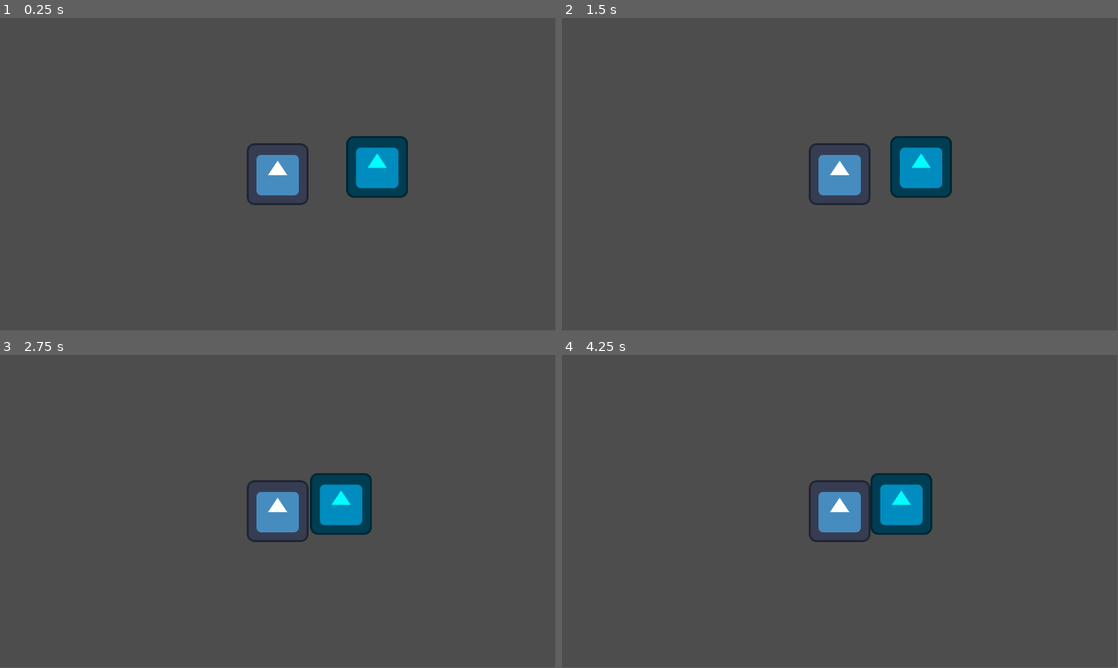
Above: before the commit, frames 1-4 (two rows, left to right).
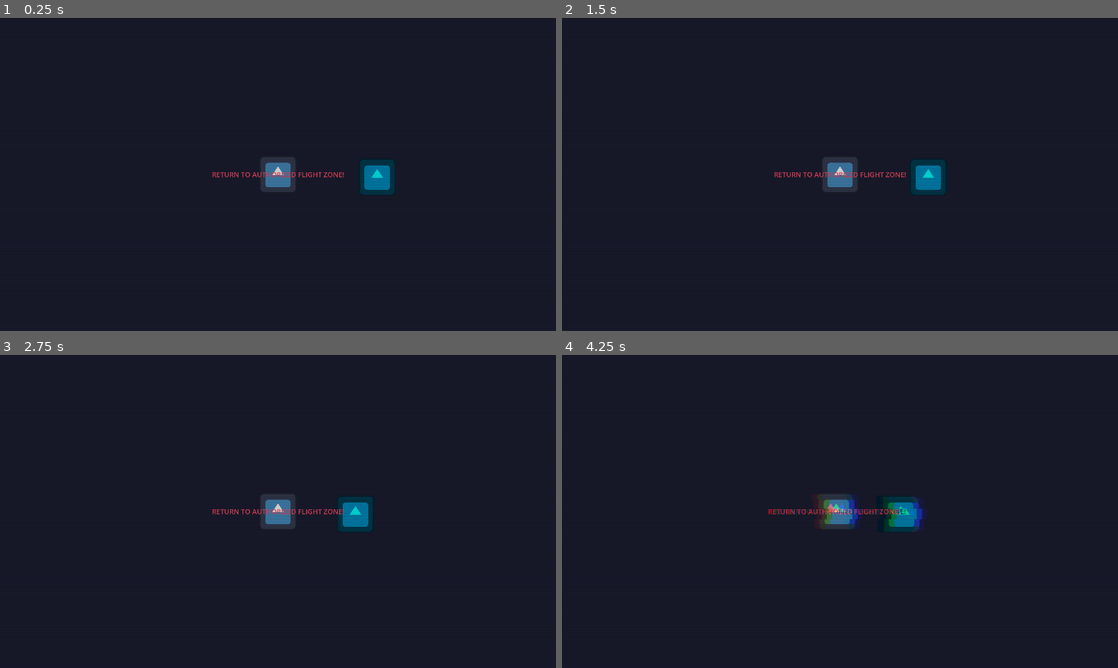
Above: after the commit, the same moments.

Repository: antax02/Ludum-Dare-58
Game: Godot game, scene res://scenes/world.tscn
Same seed, same stepped clock (60 frames per second), same inputs: the game is played once before the commit and once after it. The engine's default icon, where the game draws it, is replaced by a stand-in: a white triangle on a blue panel in a dark square.
Inputs:
- Up to frame 1 (0.25 s): no input
- Up to frame 2 (1.5 s): no input
- Up to frame 3 (2.75 s): no input
- Up to frame 4 (4.25 s): no input
In our replay, the window is 799x449 before the commit and 800x450 after it. These sizes can differ from the game's own. Grey fills any space a smaller window leaves; there, only what the larger window draws over its background counts as a difference.

The runs differ from the first frame. In frame 1, 99% of the frame differs, in the area x 0-100%, y 0-100%; in frame 2, 99%; in frame 3, 99%; in frame 4, 99%.

Commit message:
Add CRT glitch shader and out-of-bounds effect
Introduced a new glitch CRT shader and related assets. Updated the world scene to include an OutOfBoundsEffect CanvasLayer with a warning label and a ColorRect using the new shader. Adjusted project settings for display and rendering, and modified rock position in the world scene.

Diff:
--- a/project.godot
+++ b/project.godot
@@ -15,6 +15,17 @@
 config/features=PackedStringArray("4.5", "Forward Plus")
 config/icon="res://icon.svg"
 
+[display]
+
+window/size/viewport_width=1920
+window/size/viewport_height=1080
+window/size/mode=3
+window/stretch/mode="viewport"
+
 [global_group]
 
 player=""
+
+[rendering]
+
+environment/defaults/default_clear_color=Color(0.11262695, 0.11776877, 0.19551498, 1)
--- /dev/null
+++ b/resources/glitch_crt.gdshader
@@ -0,0 +1,51 @@
+shader_type canvas_item;
+
+uniform sampler2D SCREEN_TEXTURE : hint_screen_texture, filter_linear_mipmap;
+
+uniform float scanline_count : hint_range(0.0, 1080.0) = 240.0;
+uniform float scanline_strength : hint_range(0.0, 1.0) = 0.3;
+uniform float scanline_speed : hint_range(0.0, 2.0) = 0.1;
+uniform float shake_power = 0.03;
+uniform float shake_rate : hint_range( 0.0, 1.0 ) = 0.2;
+uniform float shake_speed = 5.0;
+uniform float shake_block_size = 30.5;
+uniform float shake_color_rate : hint_range( 0.0, 1.0 ) = 0.01;
+
+float random( float seed )
+{
+	return fract( 543.2543 * sin( dot( vec2( seed, seed ), vec2( 3525.46, -54.3415 ) ) ) );
+}
+void fragment( )
+{
+	float enable_shift = float(
+		random( trunc( TIME * shake_speed ) )
+	<	shake_rate
+	);
+
+	vec2 fixed_uv = SCREEN_UV;
+	fixed_uv.x += (
+		random(
+			( trunc( SCREEN_UV.y * shake_block_size ) / shake_block_size )
+		+	TIME
+		) - 0.5
+	) * shake_power * enable_shift;
+
+	vec4 pixel_color = textureLod( SCREEN_TEXTURE, fixed_uv, 0.0 );
+	pixel_color.r = mix(
+		pixel_color.r
+	,	textureLod( SCREEN_TEXTURE, fixed_uv + vec2( shake_color_rate, 0.0 ), 0.0 ).r
+	,	enable_shift
+	);
+	pixel_color.b = mix(
+		pixel_color.b
+	,	textureLod( SCREEN_TEXTURE, fixed_uv + vec2( -shake_color_rate, 0.0 ), 0.0 ).b
+	,	enable_shift
+	);
+
+	float scanline = sin((UV.y + TIME * scanline_speed) * scanline_count * 3.14159 * 2.0);
+	scanline = 1.0 - (scanline * 0.5 + 0.5) * scanline_strength;
+
+	pixel_color.rgb *= scanline;
+
+	COLOR = pixel_color;
+}
--- a/scenes/world.tscn
+++ b/scenes/world.tscn
@@ -1,12 +1,60 @@
-[gd_scene load_steps=3 format=3 uid="uid://beqeg2bwdnimd"]
+[gd_scene load_steps=5 format=3 uid="uid://beqeg2bwdnimd"]
 
 [ext_resource type="PackedScene" uid="uid://dlukhtdc5xlsr" path="res://scenes/player.tscn" id="1_nnsk1"]
 [ext_resource type="PackedScene" uid="uid://bs8q5ya0qs2po" path="res://scenes/rock.tscn" id="2_rwgxs"]
+[ext_resource type="Shader" uid="uid://du8bc8n2isnsd" path="res://resources/glitch_crt.gdshader" id="3_4wyf3"]
+
+[sub_resource type="ShaderMaterial" id="ShaderMaterial_k0juu"]
+shader = ExtResource("3_4wyf3")
+shader_parameter/scanline_count = 200.0000095
+shader_parameter/scanline_strength = 0.400000019
+shader_parameter/scanline_speed = 0.1
+shader_parameter/shake_power = 0.03
+shader_parameter/shake_rate = 0.2
+shader_parameter/shake_speed = 5.0
+shader_parameter/shake_block_size = 30.5
+shader_parameter/shake_color_rate = 0.01
 
 [node name="World" type="Node2D"]
 
 [node name="Player" parent="." instance=ExtResource("1_nnsk1")]
-position = Vector2(3, 18)
 
 [node name="Rock" parent="." instance=ExtResource("2_rwgxs")]
-position = Vector2(217, 3)
+position = Vector2(350, 9)
+
+[node name="OutOfBoundsEffect" type="CanvasLayer" parent="."]
+
+[node name="Label" type="Label" parent="OutOfBoundsEffect"]
+anchors_preset = 8
+anchor_left = 0.5
+anchor_top = 0.5
+anchor_right = 0.5
+anchor_bottom = 0.5
+offset_left = -228.5
+offset_top = -17.0
+offset_right = 228.5
+offset_bottom = 17.0
+grow_horizontal = 2
+grow_vertical = 2
+theme_override_colors/font_color = Color(1, 0.29803923, 0.4117647, 1)
+theme_override_font_sizes/font_size = 24
+text = "RETURN TO AUTHORIZED FLIGHT ZONE!"
+horizontal_alignment = 1
+
+[node name="GlitchCrt" type="ColorRect" parent="OutOfBoundsEffect"]
+material = SubResource("ShaderMaterial_k0juu")
+anchors_preset = 15
+anchor_right = 1.0
+anchor_bottom = 1.0
+grow_horizontal = 2
+grow_vertical = 2
+size_flags_horizontal = 4
+mouse_filter = 2
+
+[node name="Background" type="Node2D" parent="."]
+
+[node name="Stars" type="Parallax2D" parent="Background"]
+
+[node name="FarObjects" type="Parallax2D" parent="Background"]
+
+[node name="NearObjects" type="Parallax2D" parent="Background"]
Binary file added: assets/crt.png
Not shown, added: assets/crt.png.import
Not shown, added: resources/glitch_crt.gdshader.uid
